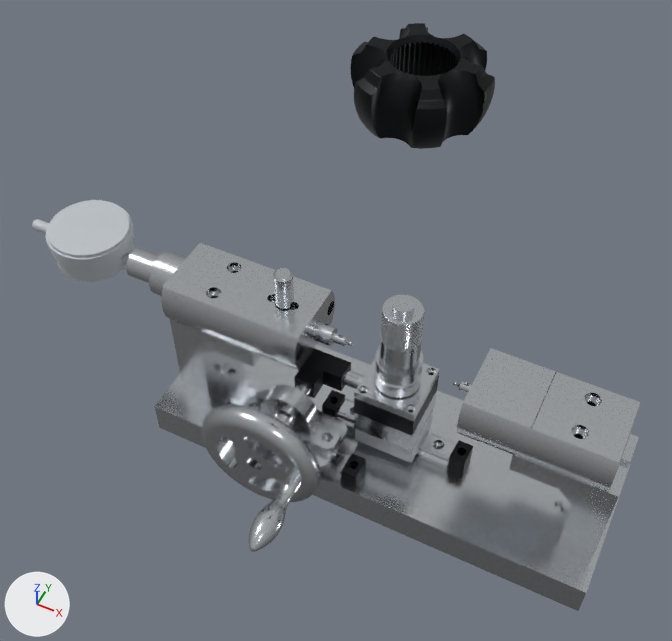
The glTF model BJ_INNERRACE/OD_Diagonal_Caliper/OD_Diagonal_Caliper.glb: old version first, new version second.
The view is the same before and after, from a camera (50 mm lens) standing at (0.143, -0.331, 0.543) and looking at (-0.012, -0.021, 0.156). Arrows for +X, +Y and +Z are at lower left; the lights stay in place. The first picture is the older version.

In view in the first picture: 'LM1.001', 'LM2.001', 'OD_Diagonal_Caliper.007', 'OD_Diagonal_Caliper.027', 'OD_Diagonal_Caliper.034', 'OD_Diagonal_Caliper.035', 'OD_Diagonal_Caliper.043', 'OD_Diagonal_Caliper.044', 'OD_Diagonal_Caliper.047', 'OD_Diagonal_Caliper.048', 'Rotate', 'UBJ109' and 18 more.
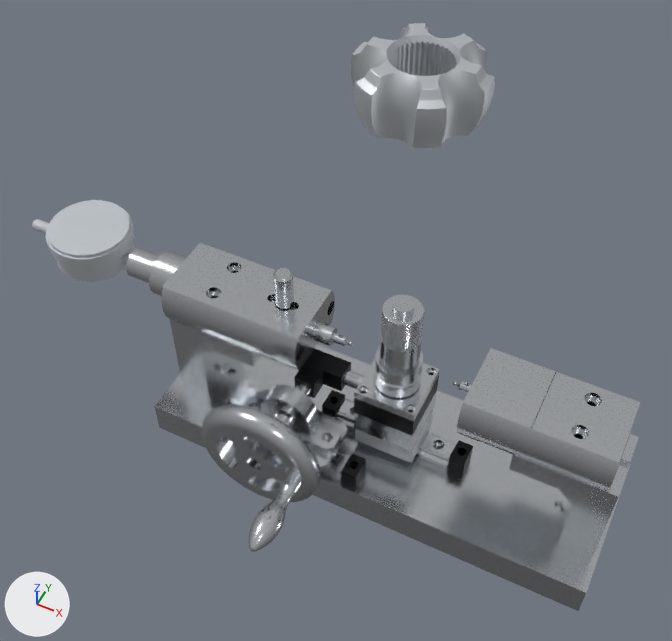
Edits to the bpy script that builds the scene:
```text
Add mat_opaque_255_255_255__003:
    mat_opaque_255_255_255__003 = principled_material('Opaque(255,255,255).003')
    mat_opaque_255_255_255__003.base_color = (0.631, 0.658, 0.687)  # light grey #d0d4d8
    mat_opaque_255_255_255__003.metallic = 1.0
    mat_opaque_255_255_255__003.roughness = 0.6
Change me_od_diagonal_caliper_006:
    where me_od_diagonal_caliper_006.from_pydata(...)  # 5442 vertices, 10884 faces; spans x -0.0327..0.0327, y -0.0311..0.0311, z 0.0175..0.0475
    remove me_od_diagonal_caliper_006.materials.append(mat_opaque_255_255_255__002)  # black #2c2e2f
    add me_od_diagonal_caliper_006.materials.append(mat_opaque_255_255_255__003)  # light grey #d0d4d8
```

Where the change shows, as pixel boxes [x1, y1, x2, y2] in the pictures (672 x 641 px):
'UBJ109', recoloured (black to light grey)
    both: [351, 23, 495, 149]
